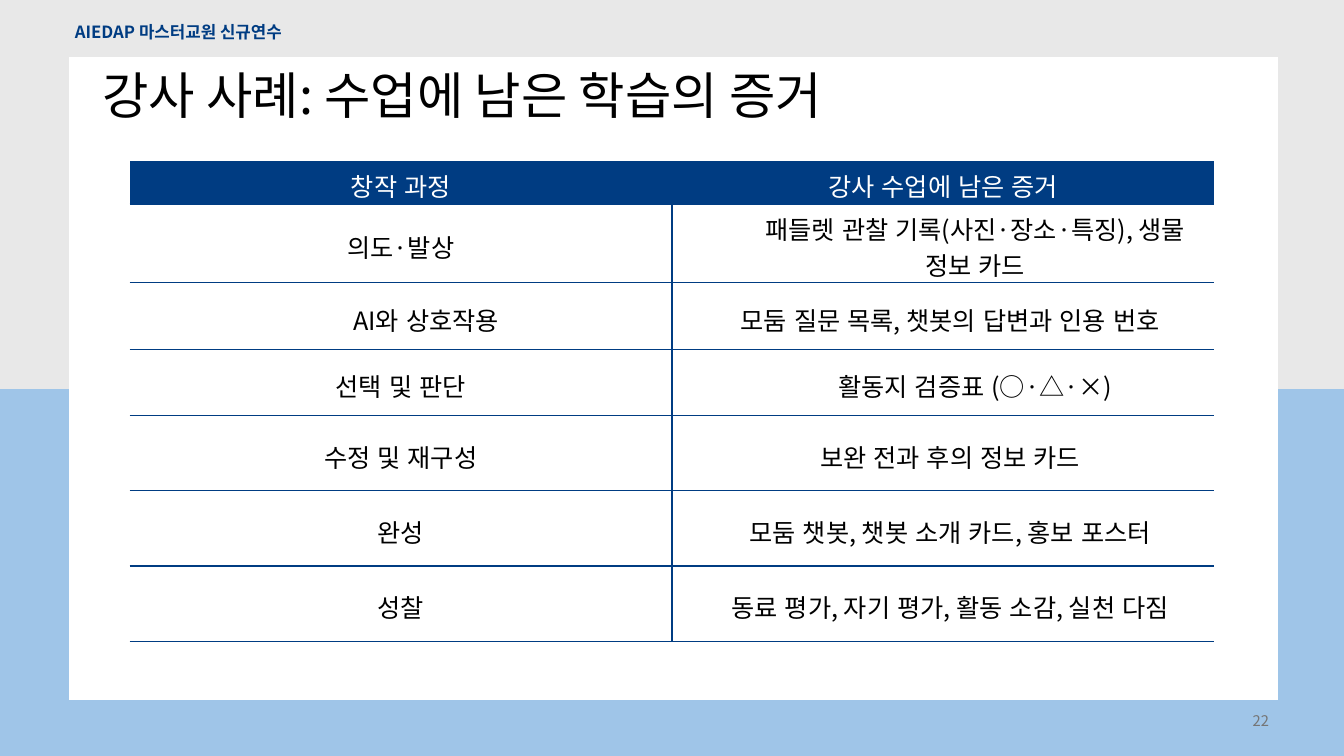
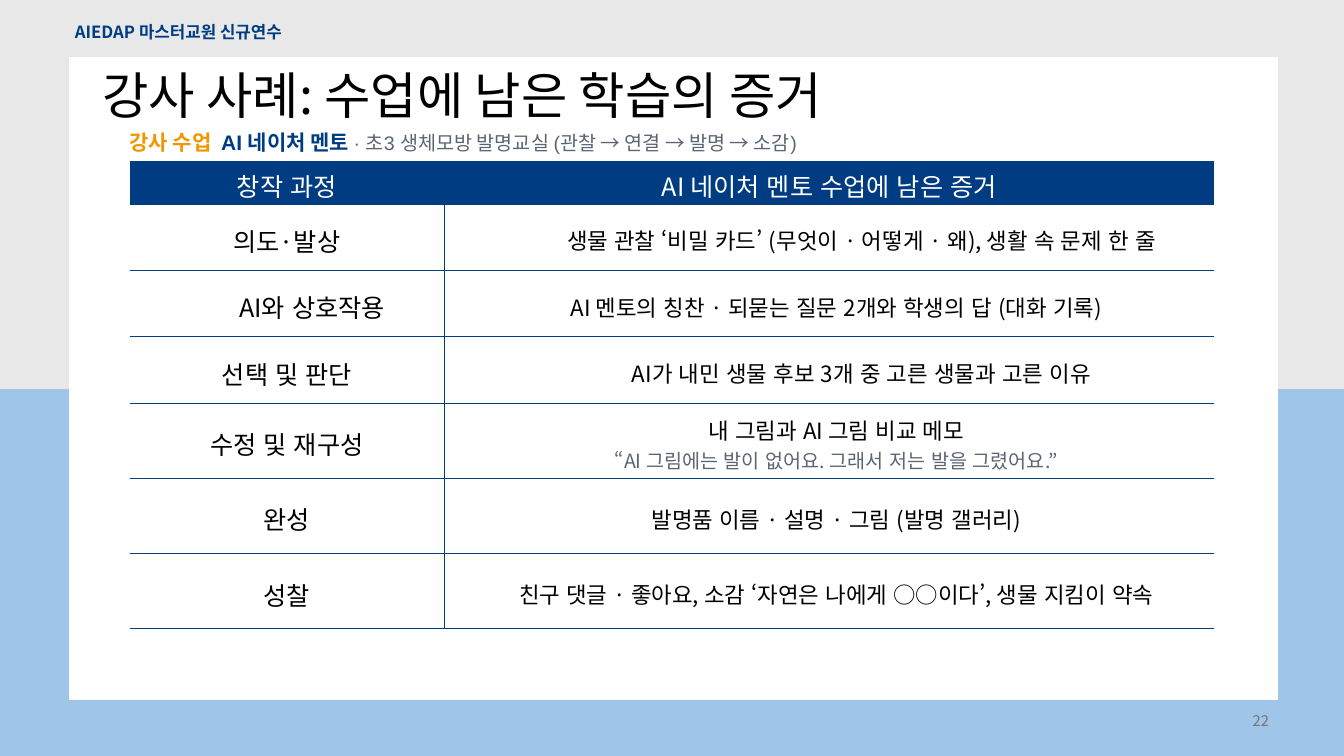
Before and after one commit to hongdonedu/fungigame2026, a slide deck: slide 22 of aiedap/files/m4_choi_1108.pptx. Drawn at 1344x756 pixels with LibreOffice and Linux fonts; fonts in the diff are those of the drawing; background and template pictures are left out. Boxes give left, top, right and bottom in pixels: in the first picture for what was removed or moved away, otherwise in the second. Text is boxed around its words. In the diff, an @@ line names an element or a change of style, - is before the commit and + after.

```diff
--- a/aiedap/files/m4_choi_1108.pptx
+++ b/aiedap/files/m4_choi_1108.pptx
@@ table at bbox=[130, 108, 1215, 611] @@
-row 1, column 1: 
+row 1, column 1: 강사 수업 AI 네이처 멘토 · 초3 생체모방 발명교실 (관찰 → 연결 → 발명 → 소감)
-row 2, column 2: 강사 수업에 남은 증거
+row 2, column 2: AI 네이처 멘토 수업에 남은 증거
-row 3, column 2: 패들렛 관찰 기록(사진·장소·특징), 생물 정보 카드
+row 3, column 2: 생물 관찰 ‘비밀 카드’ (무엇이 · 어떻게 · 왜), 생활 속 문제 한 줄
-row 4, column 2: 모둠 질문 목록, 챗봇의 답변과 인용 번호
+row 4, column 2: AI 멘토의 칭찬 · 되묻는 질문 2개와 학생의 답 (대화 기록)
-row 5, column 2: 활동지 검증표 (○·△·×)
+row 5, column 2: AI가 내민 생물 후보 3개 중 고른 생물과 고른 이유
-row 6, column 2: 보완 전과 후의 정보 카드
+row 6, column 2: 내 그림과 AI 그림 비교 메모 “AI 그림에는 발이 없어요. 그래서 저는 발을 그렸어요.”
-row 7, column 2: 모둠 챗봇, 챗봇 소개 카드, 홍보 포스터
+row 7, column 2: 발명품 이름 · 설명 · 그림 (발명 갤러리)
-row 8, column 2: 동료 평가, 자기 평가, 활동 소감, 실천 다짐
+row 8, column 2: 친구 댓글 · 좋아요, 소감 ‘자연은 나에게 ○○이다’, 생물 지킴이 약속
```
Also in this commit, not shown: 6 other files.
